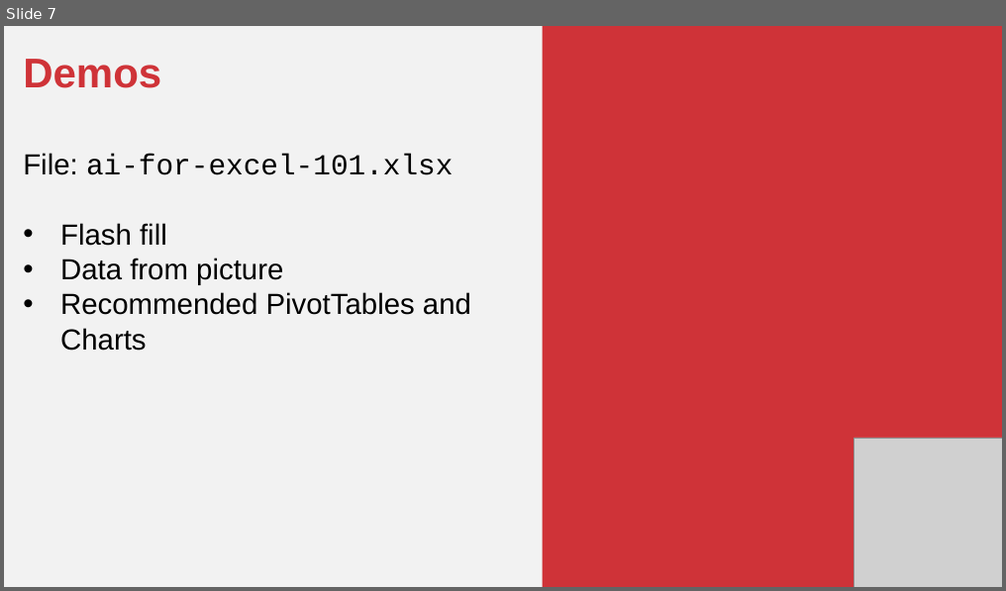
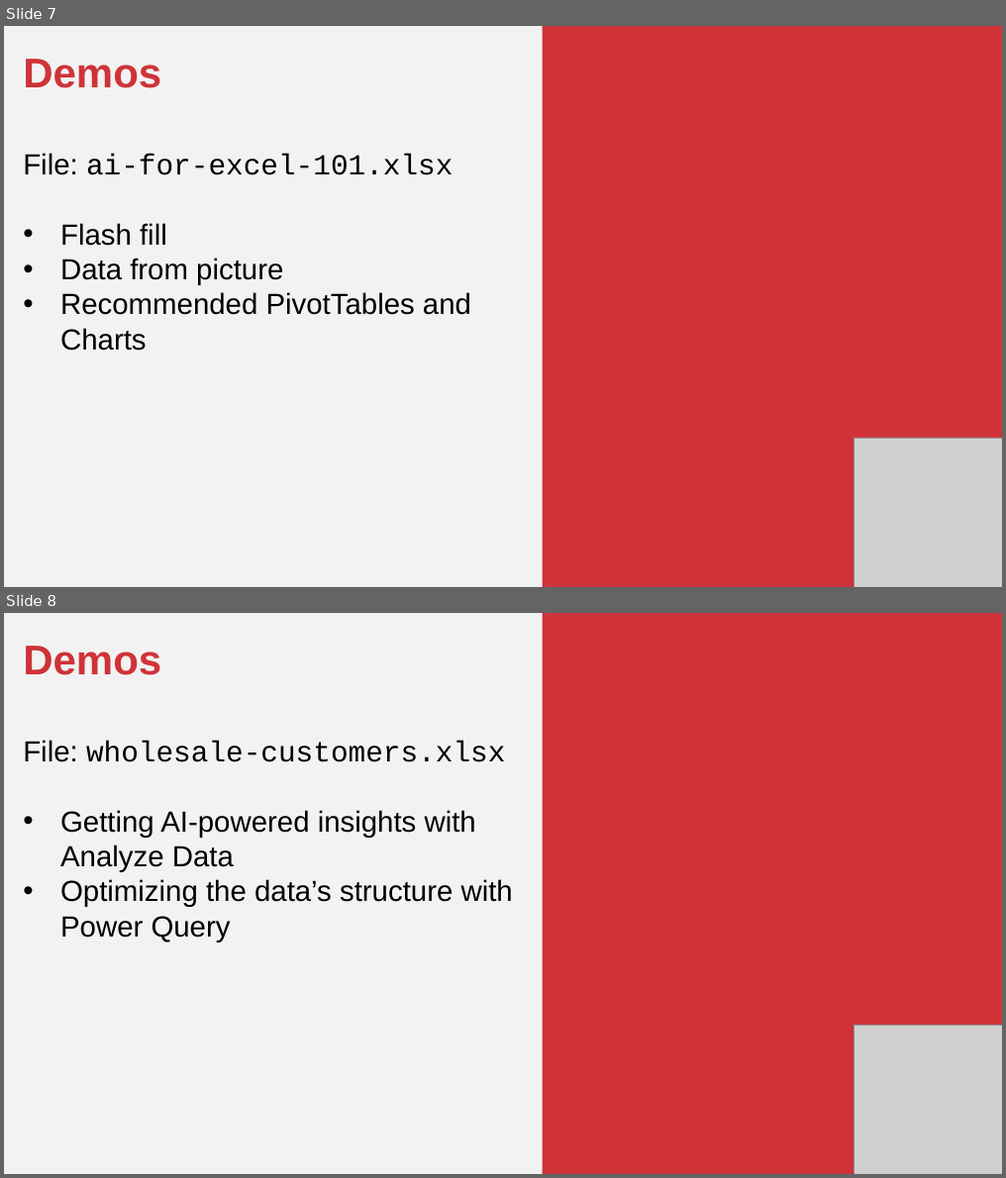
Before and after one commit to stringfestdata/ai-for-excel-101, a slide deck: ai-for-excel-101-slides.pptx. Shown one above the other, each under a label of ours: slide 7 before the commit, slides 7 and 8 after it. The pictures are 1006x591 and 1006x1178 pixels, drawn with LibreOffice and Linux fonts; fonts in the diff are those of the drawing; grey boxes stand for pictures. Boxes give left, top, right and bottom in pixels: in the first picture for what was removed or moved away, otherwise in the second. Text is boxed around its words. In the diff, an @@ line names an element or a change of style, - is before the commit and + after.

```diff
--- a/ai-for-excel-101-slides.pptx
+++ b/ai-for-excel-101-slides.pptx
@@ slide 8 added at (4, 613, 1002, 1174), background #F2F2F2 @@
@@ rectangle added at (542, 613, 1002, 1174), fill #CF3338 @@
@@ text added at (23, 646, 513, 943), 42 pt, text #000000 @@
+Demos
+File: wholesale-customers.xlsx
+• Getting AI-powered insights with Analyze Data
+• Optimizing the data’s structure with Power Query
@@ picture added at (854, 1025, 1002, 1174) @@
```
Also in this commit, not shown: 2 slides changed, 1 slide removed, 3 other files.
